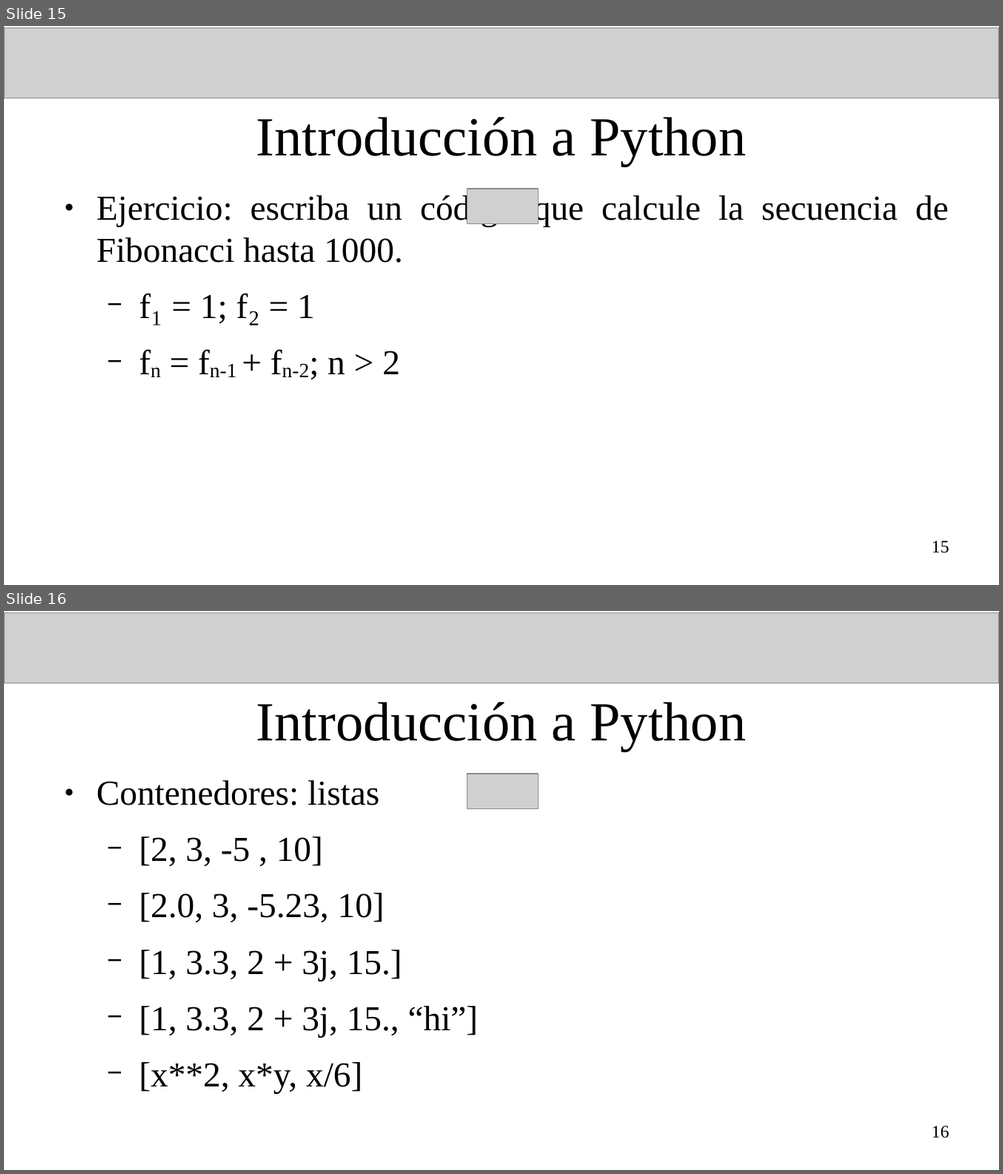
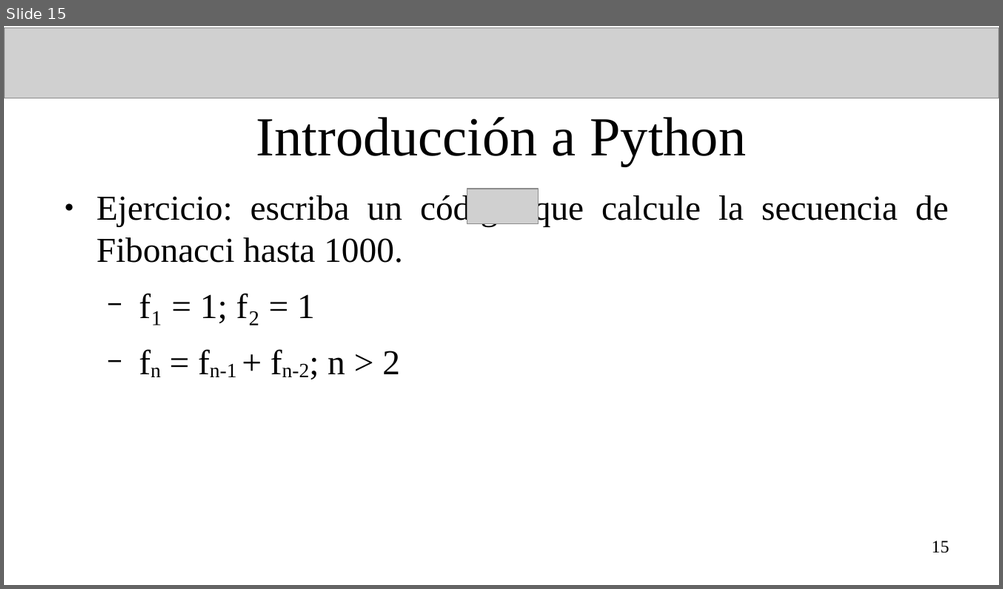
Before and after one commit to fiscompunipamplona/mn_unid1, a slide deck: clases/clase-introPython_2.odp. Shown one above the other, each under a label of ours: slides 15 and 16 before the commit, slide 15 after it. The pictures are 1003x1174 and 1003x589 pixels, drawn with LibreOffice and Linux fonts; fonts in the diff are those of the drawing; grey boxes stand for pictures. Boxes give left, top, right and bottom in pixels: in the first picture for what was removed or moved away, otherwise in the second. Text is boxed around its words. In the diff, an @@ line names an element or a change of style, - is before the commit and + after.

Commit message:
Slides for class 3 (python introduction) were added.

```diff
--- a/clases/clase-introPython_2.odp
+++ b/clases/clase-introPython_2.odp
@@ slide 16 removed at [4,611,999,1170], background #FFFFFF @@
@@ picture removed at [4,612,999,684] @@
@@ title removed at [256,702,745,751] @@
-Introducción a Python
@@ text removed at [96,780,478,1093] @@
-● Contenedores: listas
-  − [2, 3, -5 , 10]
-  − [2.0, 3, -5.23, 10]
-  − [1, 3.3, 2 + 3j, 15.]
-  − [1, 3.3, 2 + 3j, 15., “hi”]
-  − [x**2, x*y, x/6]
@@ picture removed at [467,774,538,809] @@
@@ page number removed at [931,1126,949,1139] @@
-16
```
Also in this commit, not shown: 1 slide changed, 19 other slides removed, 3 other files.
